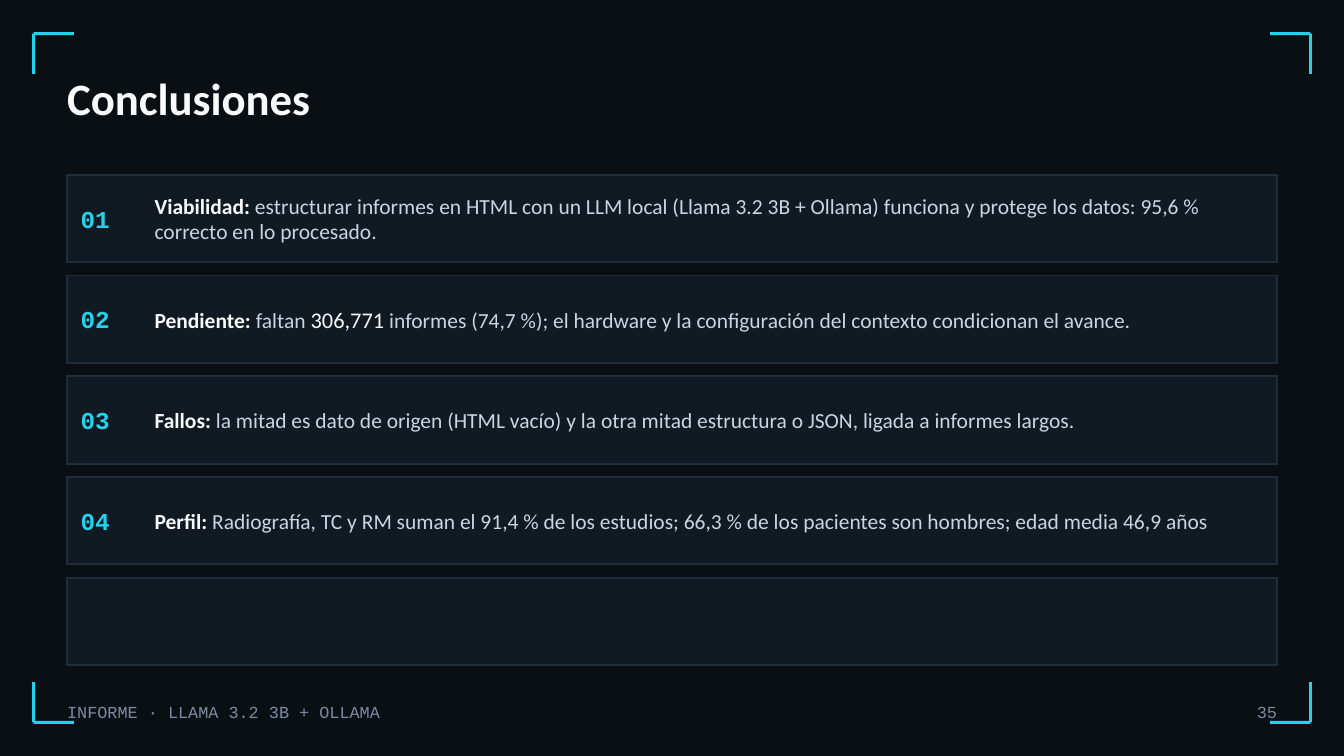
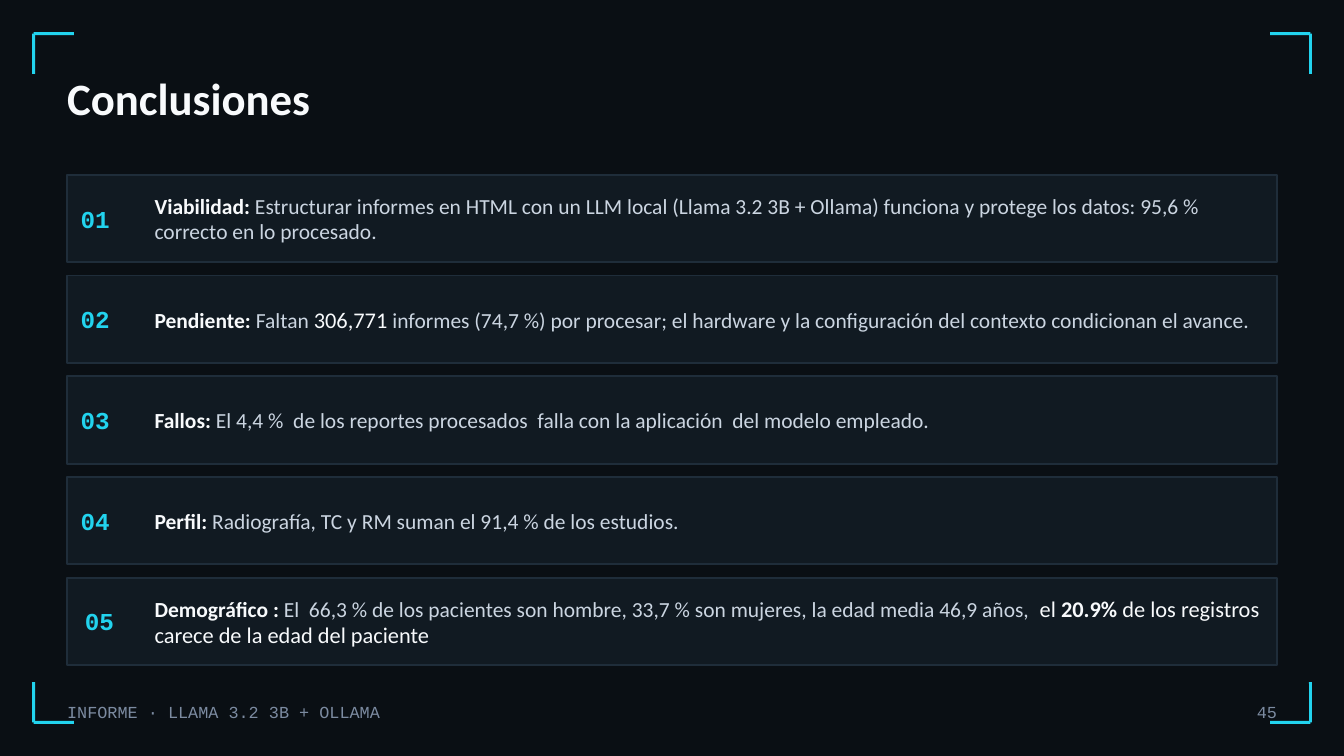
Before and after one commit to osleysorio/itacedemy_repo1_osley, a slide deck: slide 45 of sprint 13/Informe_Llama32_Ollama.pptx (slide 35 before the commit). Drawn at 1344x756 pixels with LibreOffice and Linux fonts; fonts in the diff are those of the drawing. Boxes give left, top, right and bottom in pixels: in the first picture for what was removed or moved away, otherwise in the second. Text is boxed around its words. In the diff, an @@ line names an element or a change of style, - is before the commit and + after.

```diff
--- a/sprint 13/Informe_Llama32_Ollama.pptx
+++ b/sprint 13/Informe_Llama32_Ollama.pptx
@@ text at (155, 198, 1178, 243): text changed @@
-Viabilidad: estructurar informes en HTML con un LLM local (Llama 3.2 3B + Ollama) funciona y protege los datos: 95,6 % correcto en lo procesado.
+Viabilidad: Estructurar informes en HTML con un LLM local (Llama 3.2 3B + Ollama) funciona y protege los datos: 95,6 % correcto en lo procesado.
@@ text at (155, 312, 1249, 332): text changed @@
-Pendiente: faltan 306,771 informes (74,7 %); el hardware y la configuración del contexto condicionan el avance.
+Pendiente: Faltan 306,771 informes (74,7 %) por procesar; el hardware y la configuración del contexto condicionan el avance.
@@ text at (155, 413, 929, 432): text changed @@
-Fallos: la mitad es dato de origen (HTML vacío) y la otra mitad estructura o JSON, ligada a informes largos.
+Fallos: El 4,4 % de los reportes procesados falla con la aplicación del modelo empleado.
@@ text at (155, 514, 679, 533): text changed @@
-Perfil: Radiografía, TC y RM suman el 91,4 % de los estudios; 66,3 % de los pacientes son hombres; edad media 46,9 años
+Perfil: Radiografía, TC y RM suman el 91,4 % de los estudios.
@@ text added at (85, 613, 114, 631), 13 pt, text #22D3EE, bold @@
+05
@@ text added at (155, 601, 1259, 647), 11.5 pt, text #CBD5E1 @@
+Demográfico : El 66,3 % de los pacientes son hombre, 33,7 % son mujeres, la edad media 46,9 años, el 20.9% de los registros carece de la edad del paciente
@@ page number at (1257, 707, 1277, 723): text changed @@
-35
+45
```
Also in this commit, not shown: 18 other slides changed, 25 slides added, 14 slides removed, 1 other file.
